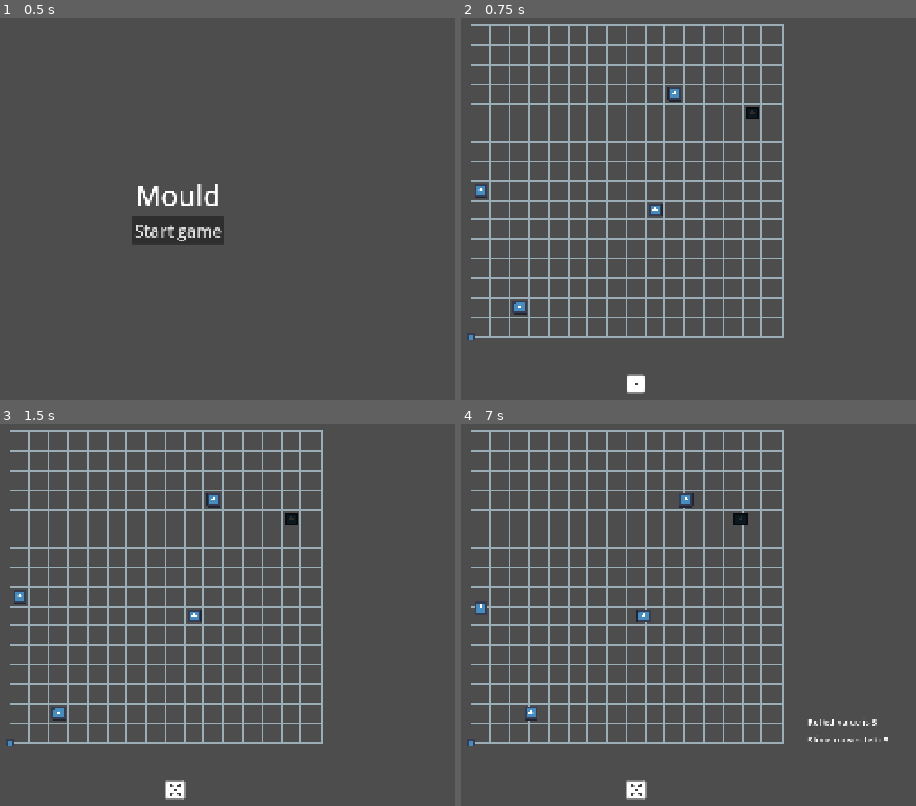
Above: before the commit, frames 1-4 (two rows, left to right).
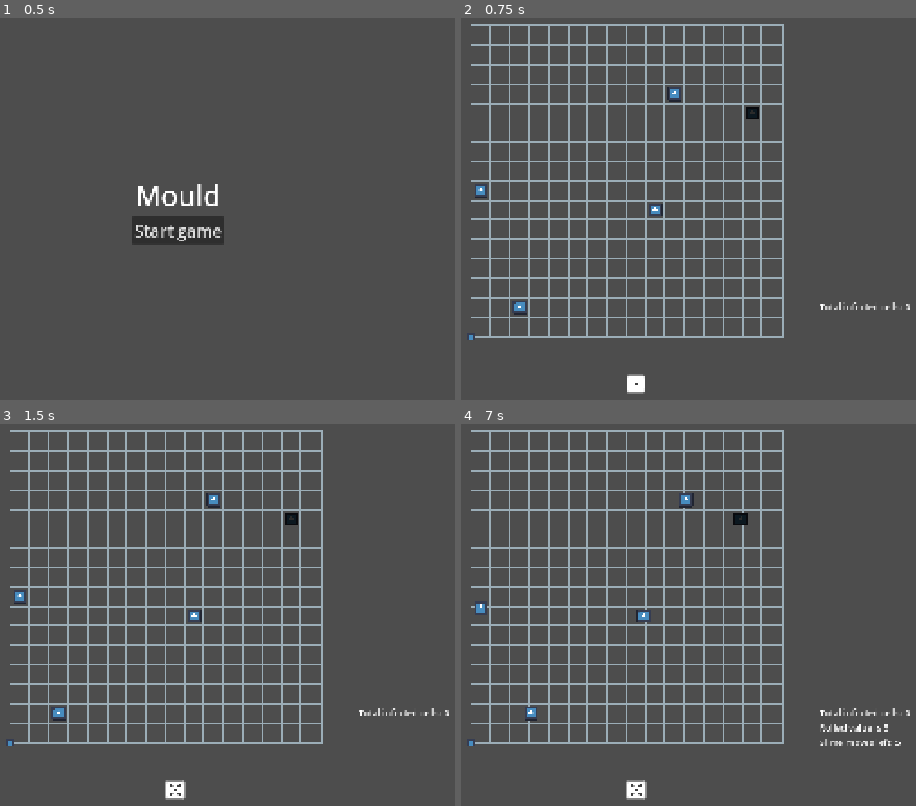
Above: after the commit, the same moments.

Repository: Sooshimi/mould
Game: Godot game, scene res://scenes/main.tscn
The game is run twice, just before and just after one commit, with the same random seed, the same clock (stepped at 60 frames per second) and the same inputs. The engine's default icon, where the game draws it, is replaced by a stand-in: a white triangle on a blue panel in a dark square.
Inputs (mouse positions are in pixels of both pictures, inside the frame that each line leads up to):
- Up to frame 1 (0.5 s): no input
- Up to frame 2 (0.75 s): click "Start game" at 0.5 s
- Up to frame 3 (1.5 s): click (177, 790) at 1.25 s
- Up to frame 4 (7 s): tap Enter at 2, 3.5, 5 s; hold D (right) 2.03-2.78 s; tap Space at 2.75, 4.25, 5.75 s; hold S (down) 2.78-3.53 s; hold D (right) 3.53-4.28 s; hold W (up) 4.28-5.03 s; hold A (left) 5.03-6.53 s; hold S (down) from 6.53 s (still down)

Frame 1 is identical in both runs. In frame 2, 0.1% of the frame differs, in the area x 78-99%, y 74-77%; in frame 3, 0.1%; in frame 4, 0.6%, in the area x 76-99%, y 74-85%.

Commit message:
Add infected cell counter

Diff:
--- a/scenes/game.tscn
+++ b/scenes/game.tscn
@@ -16,6 +16,13 @@
 size = Vector2(571.375, 9.75)
 
 [node name="Game" type="Node2D"]
+
+[node name="UI" parent="." instance=ExtResource("7_trtic")]
+offset_left = 1045.0
+offset_top = 567.0
+offset_right = 1045.0
+offset_bottom = 567.0
+size_flags_horizontal = 4
 
 [node name="GridLines" type="TextureRect" parent="."]
 offset_left = 416.0
@@ -47,8 +54,6 @@
 [node name="Wolf" parent="." instance=ExtResource("6_kvuet")]
 position = Vector2(923.8152, 230.6943)
 
-[node name="UI" parent="." instance=ExtResource("7_trtic")]
-
 [node name="Dice" parent="." instance=ExtResource("8_ir15t")]
 position = Vector2(715, 718)
 
--- a/scenes/ui/ui.tscn
+++ b/scenes/ui/ui.tscn
@@ -11,16 +11,17 @@
 grow_vertical = 2
 script = ExtResource("1_u7n8c")
 
-[node name="DiceRolledLabel" type="Label" parent="."]
-layout_mode = 0
-offset_left = 1024.0
-offset_top = 584.0
-offset_right = 1105.0
-offset_bottom = 607.0
+[node name="VBoxContainer" type="VBoxContainer" parent="."]
+layout_mode = 1
+offset_right = 362.0
+offset_bottom = 271.0
 
-[node name="SlimeMovesRemainingLabel" type="Label" parent="."]
-layout_mode = 0
-offset_left = 1024.0
-offset_top = 616.0
-offset_right = 1121.0
-offset_bottom = 639.0
+[node name="TotalInfectedCells" type="Label" parent="VBoxContainer"]
+layout_mode = 2
+text = "Total infected cells: 0"
+
+[node name="DiceRolledLabel" type="Label" parent="VBoxContainer"]
+layout_mode = 2
+
+[node name="SlimeMovesRemainingLabel" type="Label" parent="VBoxContainer"]
+layout_mode = 2
--- a/scripts/cell.gd
+++ b/scripts/cell.gd
@@ -26,8 +26,10 @@
 					infect_cell()
 
 func infect_cell() -> void:
-	cell_infected = true
-	$InfectedIndicator.show()
+	if not cell_infected:
+		cell_infected = true
+		TurnManager.increment_infected_cells()
+		$InfectedIndicator.show()
 
 func update_cell_status(cell_area_entered: String, body: CharacterBody2D) -> void:
 	if body is Slime:
--- a/scripts/globals/TurnManager.gd
+++ b/scripts/globals/TurnManager.gd
@@ -1,8 +1,13 @@
 extends Node
 
-var infected_cells: int
+var total_infected_cells: int = 0
 var total_cells: int
 var infected_humans: int
 
 signal dice_rolled(new_value)
 signal slime_moved(moves_left)
+signal infected_cells_changed(new_value)
+
+func increment_infected_cells(amount := 1) -> void:
+	total_infected_cells += amount
+	emit_signal("infected_cells_changed", total_infected_cells)
--- a/scripts/ui/ui.gd
+++ b/scripts/ui/ui.gd
@@ -1,14 +1,15 @@
 extends Control
-
-@onready var dice_rolled_label := $DiceRolledLabel
-@onready var player_moves_left_label := $SlimeMovesRemainingLabel
 
 func _ready() -> void:
 	TurnManager.connect("dice_rolled", on_dice_rolled)
 	TurnManager.connect("slime_moved", on_slime_move)
+	TurnManager.connect("infected_cells_changed", on_infected_cells_changed)
 
 func on_dice_rolled(new_value: int) -> void:
-	dice_rolled_label.text = str("Rolled value is ", new_value)
+	$VBoxContainer/DiceRolledLabel.text = str("Rolled value is ", new_value)
 
 func on_slime_move(moves_left: int) -> void:
-	player_moves_left_label.text = str("Slime moves left: ", moves_left)
+	$VBoxContainer/SlimeMovesRemainingLabel.text = str("Slime moves left: ", moves_left)
+
+func on_infected_cells_changed(total_infected_cells: int) -> void:
+	$VBoxContainer/TotalInfectedCells.text = str("Total infected cells: ", total_infected_cells)
